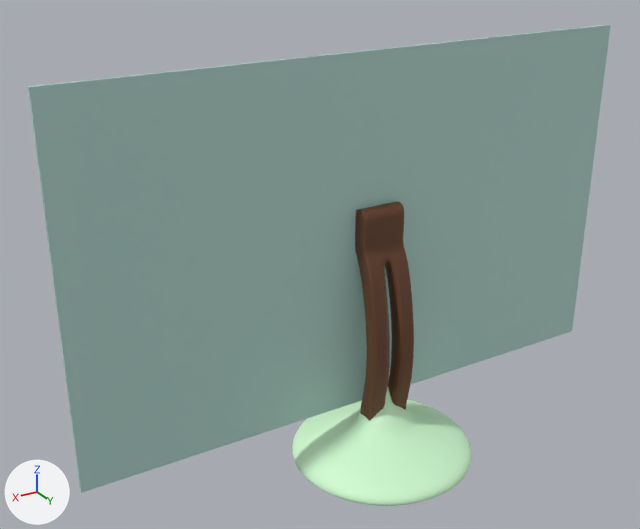
Renders of the COLLADA model model/TV/TV.dae from each side of a commit.
One viewpoint serves both versions: a 50 mm camera at (0.689, 1.005, 0.828) aimed at (0.083, -0.005, 0.323). Lighting does not change. The marker at lower left points along +X, +Y and +Z. Where no turn or scale is listed for an object, it has been applied to the vertices.

The first picture shows 'base_televisor', 'soporte_pantalla', 'soporte_televisor'.
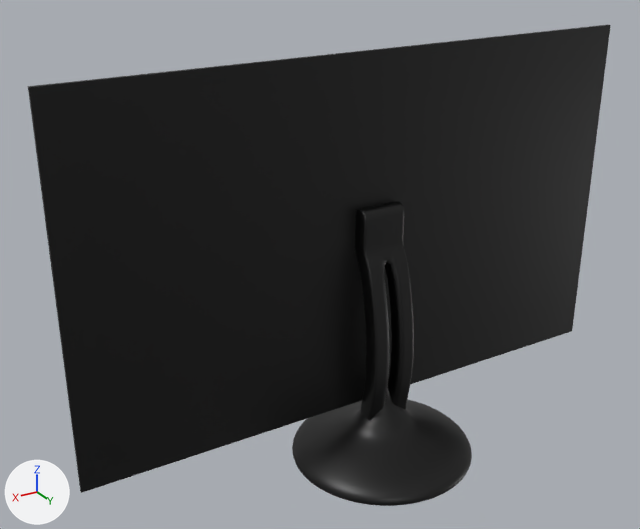
Scene script edits in JSON lines:
```json
{"op": "add", "block": "mat_material_001", "code": ["mat_material_001 = principled_material('Material_001')", "mat_material_001.base_color = (0.0, 0.0, 0.0)  # black #000000", "mat_material_001.roughness = 0.44"]}
{"block": "me_soporte_pantalla", "where": "me_soporte_pantalla.from_pydata(...)  # 8 vertices, 12 faces; spans x -0.444..0.462, y 0.003..0.009, z 0.08..0.623"}
{"op": "remove", "block": "me_soporte_pantalla", "code": "me_soporte_pantalla.materials.append(mat_wire_112169156)  # cyan #b1d5cd"}
{"op": "add", "block": "me_soporte_pantalla", "code": "me_soporte_pantalla.materials.append(mat_material_001)  # black #000000"}
{"block": "me_soporte_televisor", "where": "me_soporte_televisor.from_pydata(...)  # 640 vertices, 1280 faces; spans x -0.038..0.032, y 0.006..0.07, z 0.048..0.405"}
{"op": "remove", "block": "me_soporte_televisor", "code": "me_soporte_televisor.materials.append(mat_wire_035000083)  # brown #684027"}
{"op": "add", "block": "me_soporte_televisor", "code": "me_soporte_televisor.materials.append(mat_material_001)  # black #000000"}
{"block": "me_base_televisor", "where": "me_base_televisor.from_pydata(...)  # 7922 vertices, 15840 faces; spans x -0.143..0.14, y -0.097..0.185, z 0.003..0.118"}
{"op": "remove", "block": "me_base_televisor", "code": "me_base_televisor.materials.append(mat_wire_169255169)  # green #d5ffd5"}
{"op": "add", "block": "me_base_televisor", "code": "me_base_televisor.materials.append(mat_material_001)  # black #000000"}
```

Changed parts and their boxes [x1, y1, x2, y2] in the pictures (640 x 529 px):
```json
{"object": "soporte_pantalla", "change": "recoloured", "before": [28, 25, 611, 493], "after": [28, 25, 611, 493], "on screen": "cyan to black"}
{"object": "base_televisor", "change": "recoloured", "before": [292, 387, 472, 506], "after": [292, 387, 472, 506], "on screen": "green to black"}
{"object": "soporte_televisor", "change": "recoloured", "before": [355, 202, 414, 421], "after": [355, 202, 414, 421], "on screen": "brown to black"}
```
